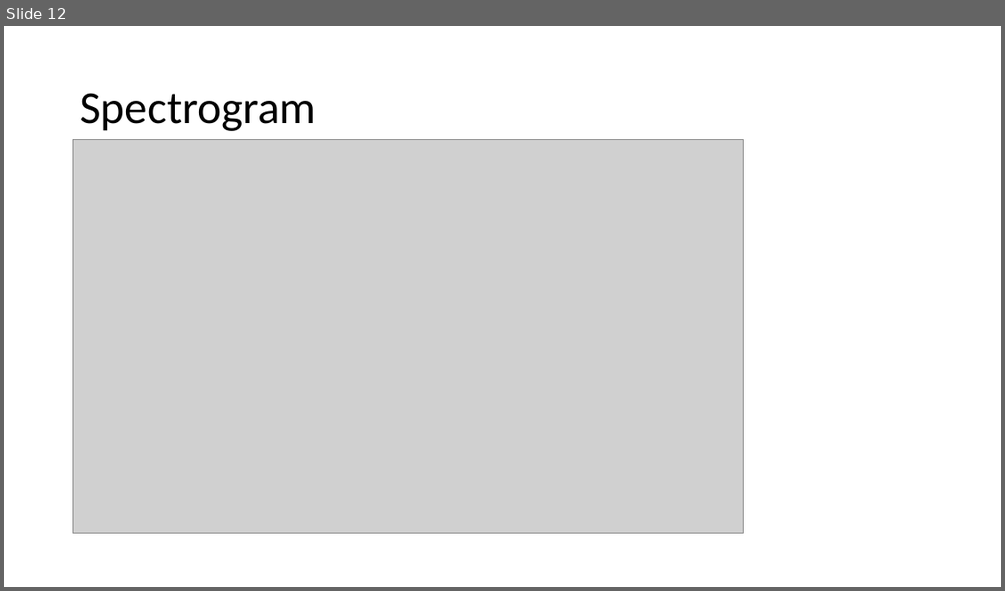
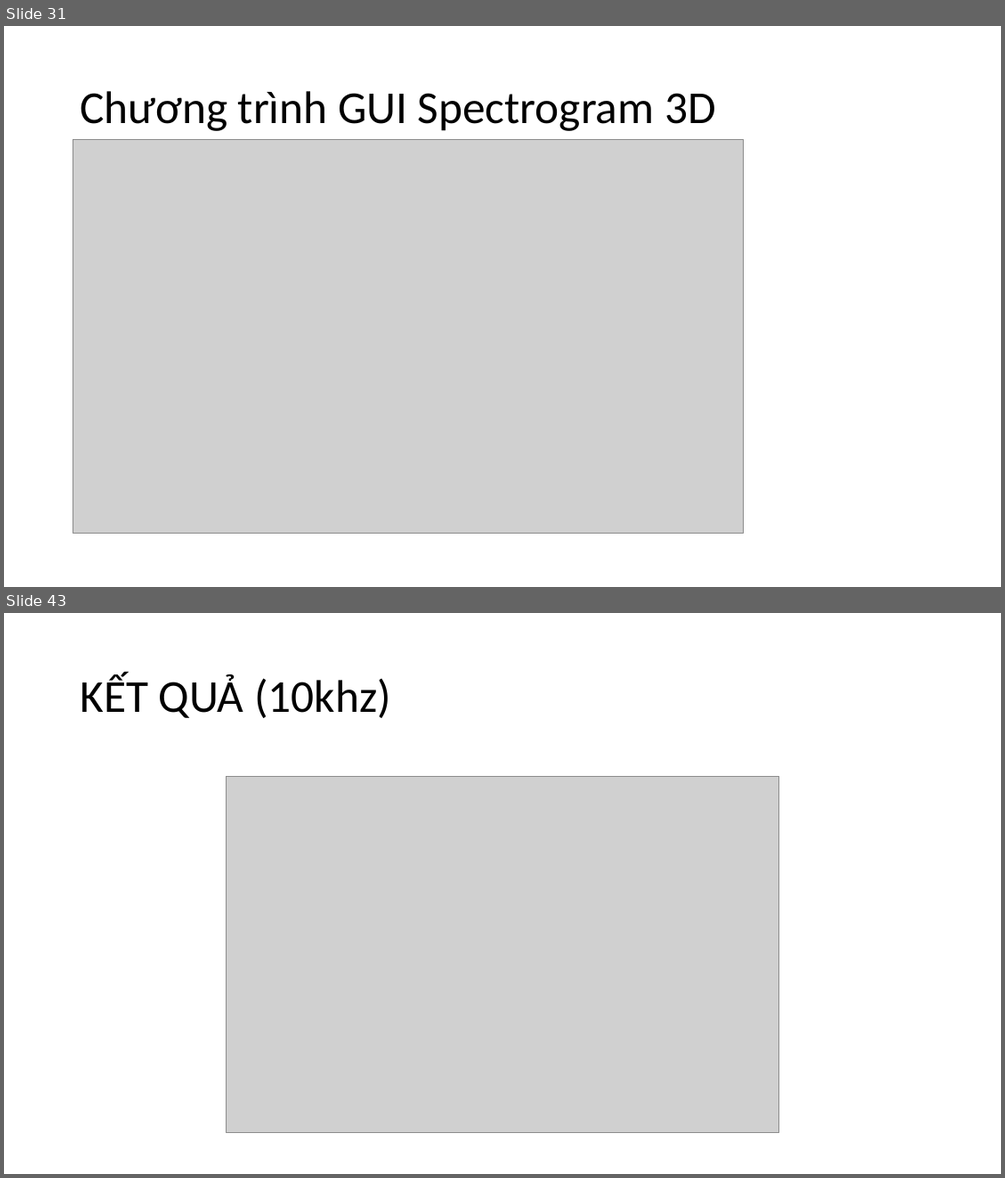
Before and after one commit to Sunfl4wer/Signal-and-Spectrum, a slide deck: Signal_and_Spectrum.pptx. Shown one above the other, each under a label of ours: slide 12 before the commit, slides 31 and 43 after it; the slides between them are not shown. The pictures are 1005x591 and 1005x1178 pixels, drawn with LibreOffice and Linux fonts; fonts in the diff are those of the drawing; grey boxes stand for pictures. Boxes give left, top, right and bottom in pixels: in the first picture for what was removed or moved away, otherwise in the second. Text is boxed around its words. In the diff, an @@ line names an element or a change of style, - is before the commit and + after.

```diff
--- a/Signal_and_Spectrum.pptx
+++ b/Signal_and_Spectrum.pptx
@@ slide 43 added at [4, 613, 1001, 1174], background #FFFFFF @@
@@ title added at [80, 674, 391, 718], 44 pt, text #000000 @@
+KẾT QUẢ (10khz)
@@ picture added at [226, 776, 779, 1132] @@
@@ what was slide 12 is now slide 31 @@
@@ slide 31 changed as well @@
@@ title at [80, 91, 716, 131]: text changed @@
-Spectrogram
+Chương trình GUI Spectrogram 3D
```
Also in this commit, not shown: 6 other slides changed, 36 other slides added, 6 slides removed.
